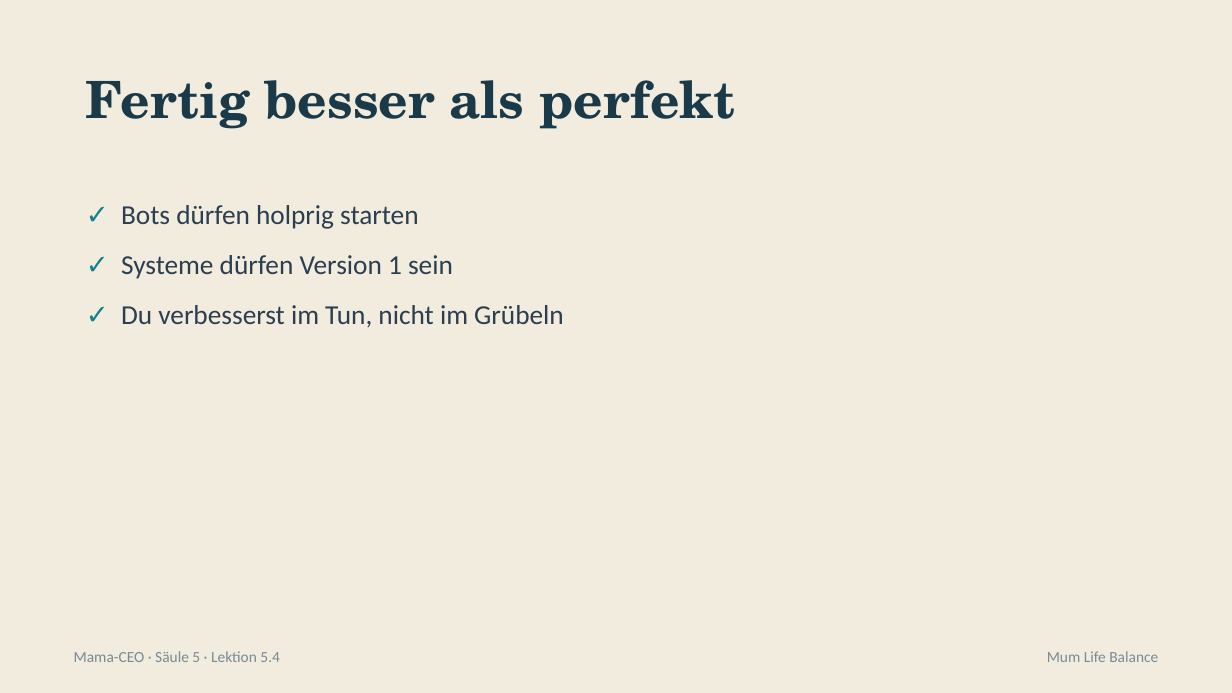
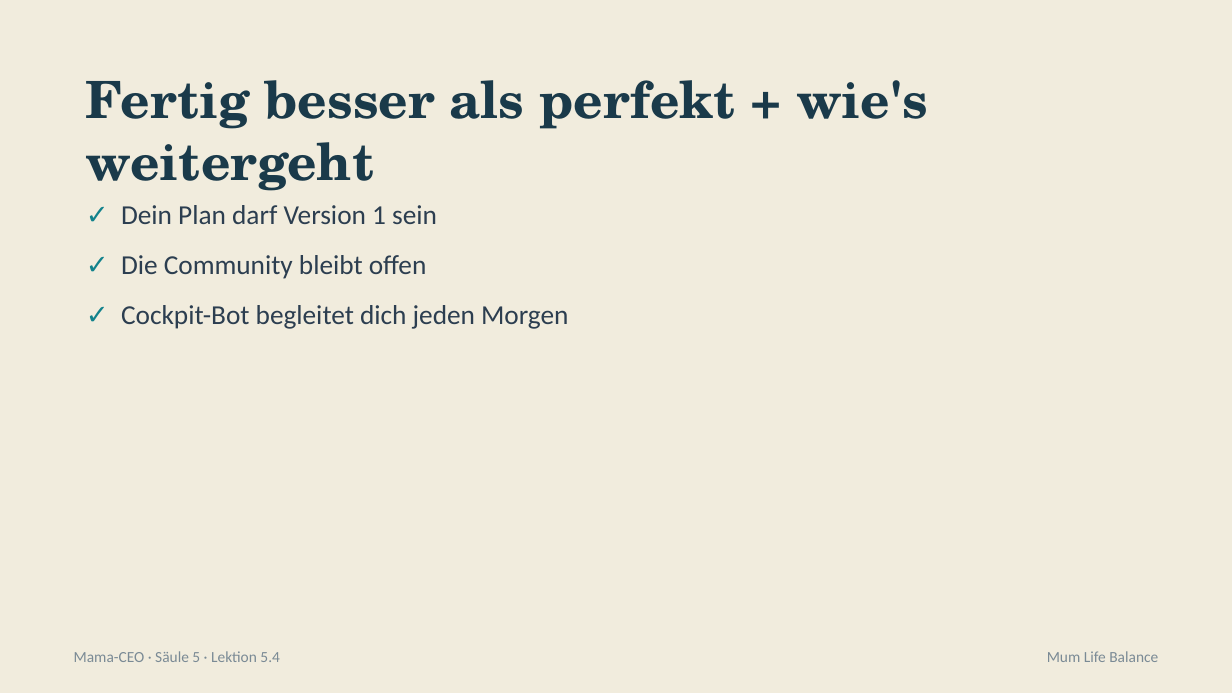
Before and after one commit to pnulmann-hue/mumlifebalance-workspace, a slide deck: slide 9 of outputs/produkte/mama-ceo/03-praesentationen/saeule-5/04-lektion-5-4.pptx (slide 5 before the commit). Drawn at 1232x693 pixels with LibreOffice and Linux fonts; fonts in the diff are those of the drawing. Boxes give left, top, right and bottom in pixels: in the first picture for what was removed or moved away, otherwise in the second. Text is boxed around its words. In the diff, an @@ line names an element or a change of style, - is before the commit and + after.

```diff
--- a/outputs/produkte/mama-ceo/03-praesentationen/saeule-5/04-lektion-5-4.pptx
+++ b/outputs/produkte/mama-ceo/03-praesentationen/saeule-5/04-lektion-5-4.pptx
@@ text at box(86, 80, 928, 191): text changed @@
-Fertig besser als perfekt
+Fertig besser als perfekt + wie's weitergeht
@@ text at box(121, 205, 568, 329): text changed @@
-✓ Bots dürfen holprig starten
-✓ Systeme dürfen Version 1 sein
-✓ Du verbesserst im Tun, nicht im Grübeln
+✓ Dein Plan darf Version 1 sein
+✓ Die Community bleibt offen
+✓ Cockpit-Bot begleitet dich jeden Morgen
```
Also in this commit, not shown: 7 other slides changed, 1 slide added, 1 slide removed, 8 other files.
